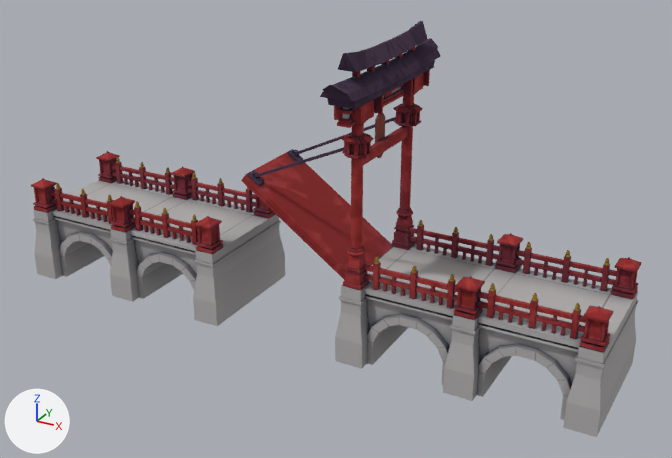
Renders of the glTF model my-game/src/world/Bridge/bridg with texture.glb from each side of a commit.
Both versions are drawn from a 50 mm camera at (1.73, -3.58, 2.3) aimed at (-0.23, -0.01, 0.52). The lights are fixed; the arrows at lower left show +X, +Y and +Z. Vertices at the same position are counted once.

Names of what the first picture shows: 'cuboid.153'.
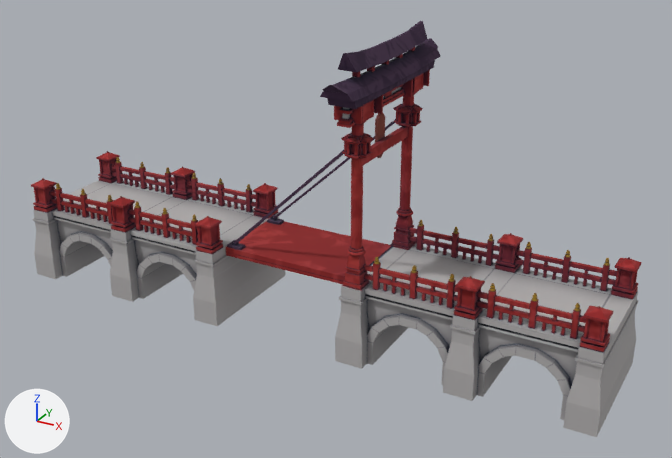
The newer file adds a shape key; the second version is drawn at full value of the shape key 'BridgeDown' of 'cuboid.153', and the change is written as the vertex moves it makes.

The change, as a list of edits to the scene's bpy script:
```text
Change me_cuboid_153:
    used by ob_cuboid_153; parent = ob_root; location = (0.0, 0.0, 0.0); rotation_euler = (1.571, 0.0, 0.0), in degrees (90, 0, 0)
    remove me_cuboid_153.from_pydata(...)  # 9032 vertices, 17010 faces; spans x -1.94..1.15, y 0.0..1.46, z -0.48..0.48
    add me_cuboid_153.from_pydata(...)  # 9040 vertices, 16978 faces; spans x -1.94..1.15, y 0.0..1.46, z -0.48..0.48
    me_cuboid_153 part 1: a new loose piece, a box spanning x -0.732..-0.657, y 0.382..0.394, z -0.201..-0.157, in mat_material
    me_cuboid_153 part 2: 7 loose pieces with 232 vertices, spanning x -0.62..-0.32, y 0.55..0.8, z -0.2..0.2, are deleted
    me_cuboid_153 part 3: 778 vertices moved from x -1.88..1.08, y 0.32..0.79, z -0.3..0.3 to x -1.88..1.08, y 0.32..0.55, z -0.3..0.3; 53 vertices removed from x -0.63..-0.05, y 0.36..0.77, z -0.21..0.21; 277 vertices added at x -0.74..-0.04, y 0.34..0.42, z -0.21..0.21
```

Pixel boxes [x1, y1, x2, y2] of what changed, in the pictures (672 x 458 px; the box of a moved part takes in the faces that stretch with it):
part 1 of me_cuboid_153, added
    after: [267, 218, 284, 225]
part 2 of me_cuboid_153, deleted
    before: [247, 149, 303, 186]
part 3 of me_cuboid_153, moved or reshaped
    before: [43, 117, 630, 331]
    after: [43, 119, 630, 331]
